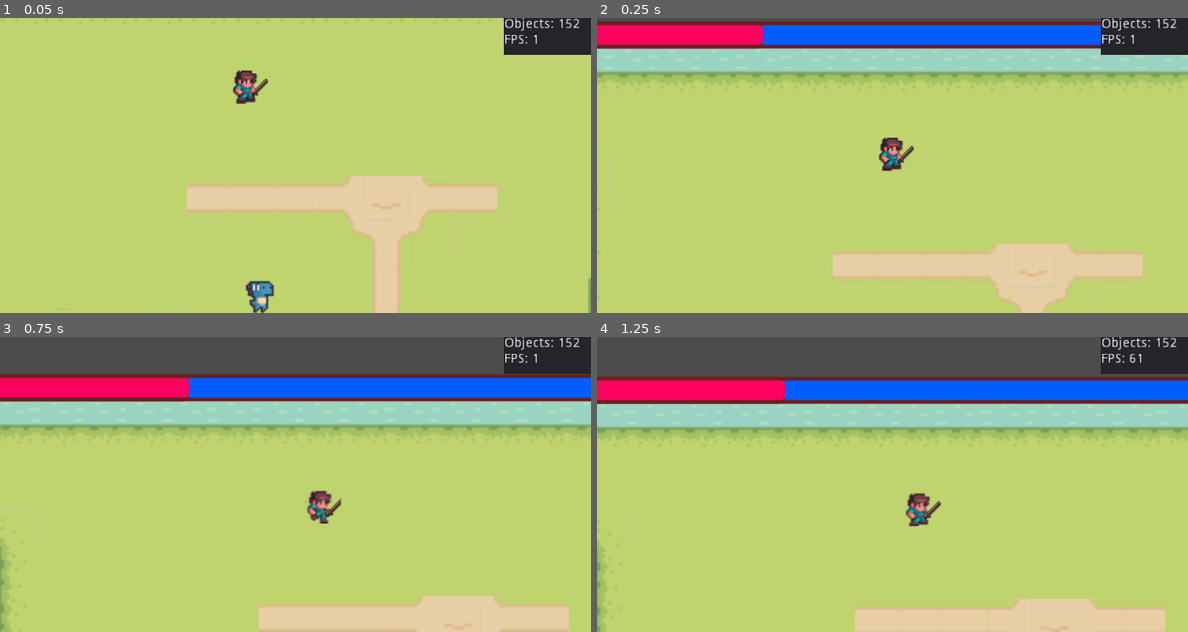
Above: before the commit, frames 1-4 (two rows, left to right).
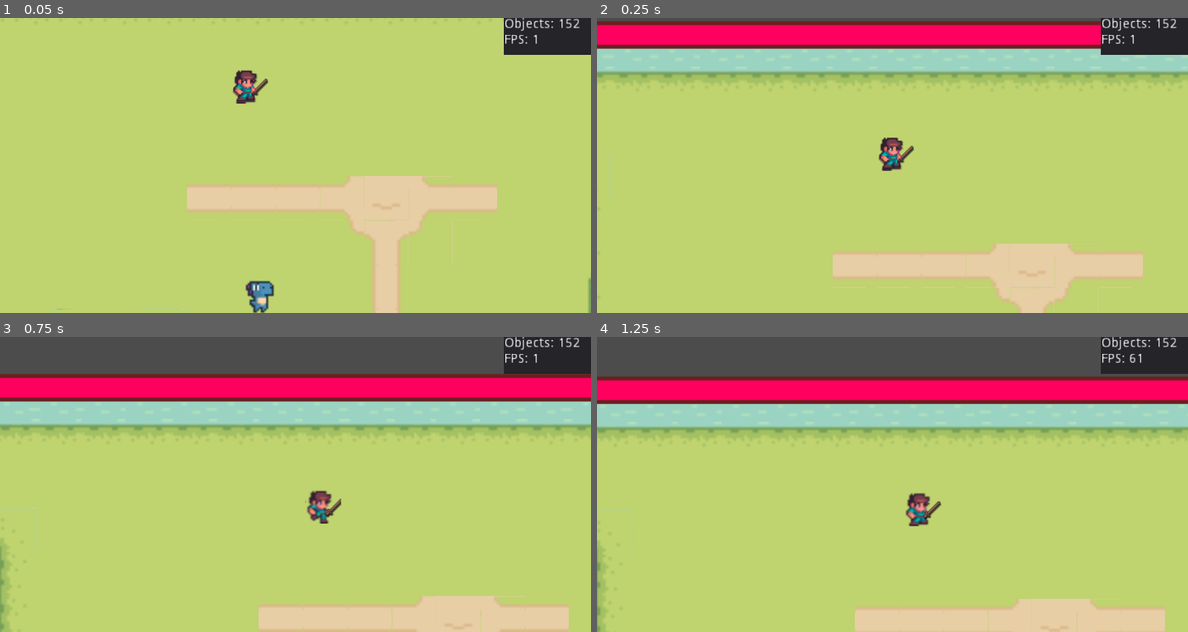
Above: after the commit, the same moments.

Repository: StoneAgeAdventure/StoneAgeAdventure
Game: Godot game, scene res://main/Main.tscn
The game is run twice, just before and just after one commit, with the same random seed, the same clock (stepped at 60 frames per second) and the same inputs.
Inputs (mouse positions are in pixels of both pictures, inside the frame that each line leads up to):
- Up to frame 1 (0.05 s): no input
- Up to frame 2 (0.25 s): no input
- Up to frame 3 (0.75 s): move the mouse to (425, 469) at 0.52 s; hold Right (move_right) from 0.53 s (still down); hold Space (attack) from 0.53 s (still down)
- Up to frame 4 (1.25 s): keep holding Right (move_right); keep holding Space (attack)

Frame 1 is identical in both runs. In frame 2, 4.2% of the frame differs, in the area x 27-86%, y 2-11%; in frame 3, 4.9%; in frame 4, 5.0%, in the area x 31-100%, y 14-23%.

Commit message:
add hp mp bar

Diff:
--- a/characters/blood_and_magic/ProgressBar.gd
+++ b/characters/blood_and_magic/ProgressBar.gd
@@ -3,6 +3,7 @@
 export (Color) var border_color = Color.black
 export (Color) var background_color = Color.aqua
 export (Color) var foreground_color = Color.green
+export (int) var hp_and_mp_value = 0
 
 func _ready():
 	var fg_style := StyleBoxFlat.new()
@@ -30,6 +31,7 @@
 	bg_style.corner_radius_top_right = 2
 	($ProgressBar.theme).set_stylebox("fg", "ProgressBar", fg_style)
 	($ProgressBar.theme).set_stylebox("bg", "ProgressBar", bg_style)
+	$ProgressBar.value = hp_and_mp_value
 
 func _process(delta):
 	pass
--- a/main/Main.tscn
+++ b/main/Main.tscn
@@ -103,3 +103,4 @@
 border_color = Color( 0.423529, 0.12549, 0.12549, 1 )
 background_color = Color( 0, 0.368627, 1, 1 )
 foreground_color = Color( 1, 0, 0.376471, 1 )
+hp_and_mp_value = 100
